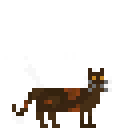
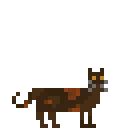
Two versions of the same layered image (w=128, h=128). Layer-by-layer changes:
showed "4", painted on it over [12, 56, 112, 124]
hid "1", painted on it over [12, 56, 112, 124]
